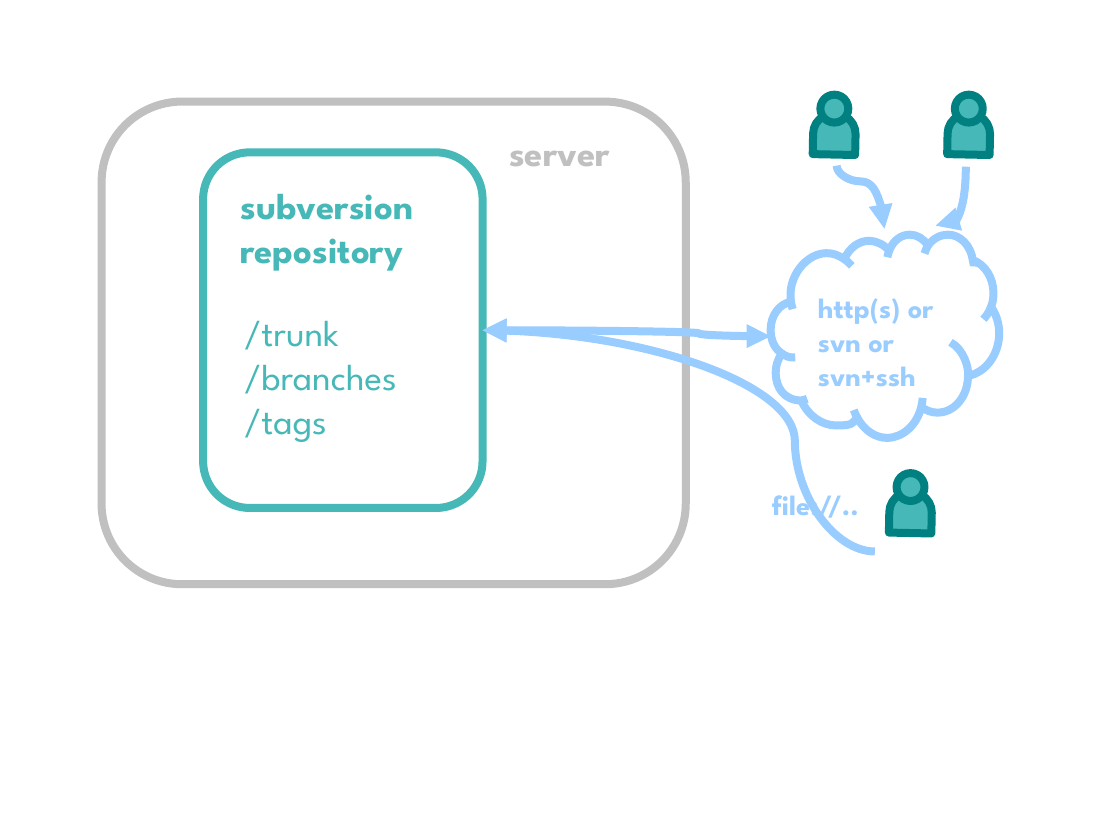
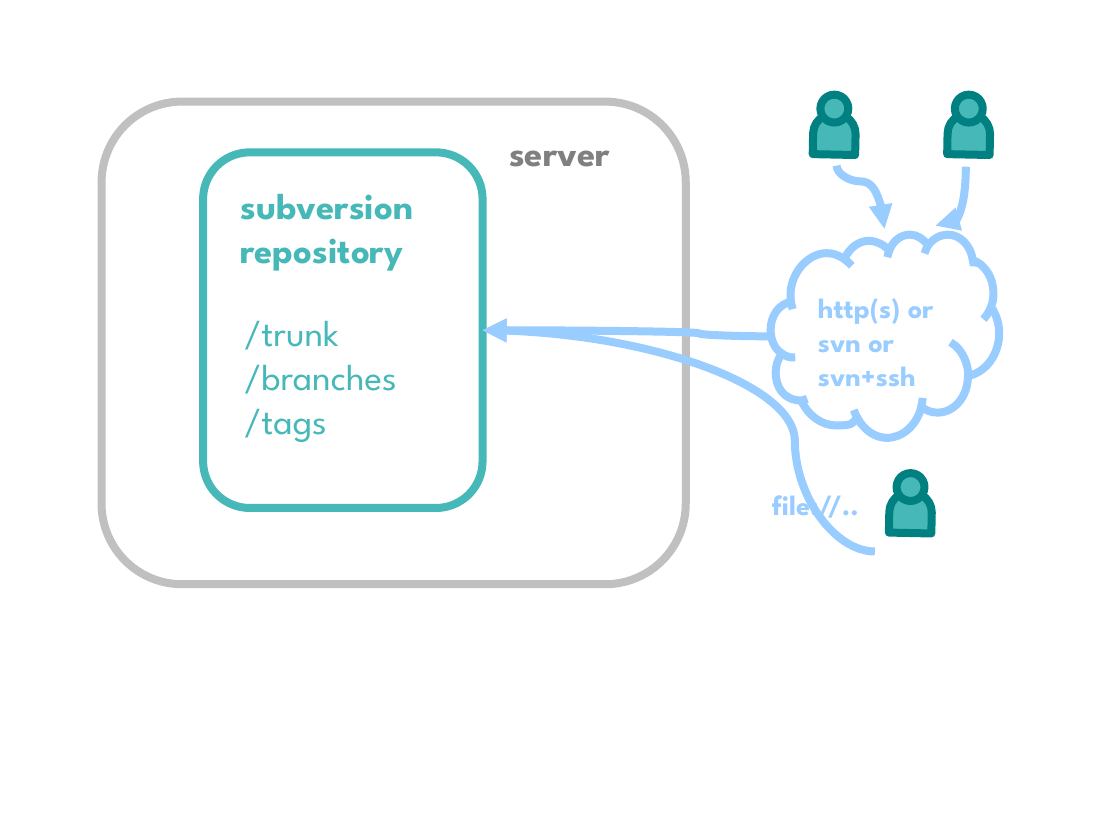
Before and after one commit to vs/subgit-book, a slide deck: slide 1 of subgit-book.odp. Drawn at 1120x840 pixels with LibreOffice and Linux fonts; fonts in the diff are those of the drawing. Boxes give left, top, right and bottom in pixels: in the first picture for what was removed or moved away, otherwise in the second. Text is boxed around its words. In the diff, an @@ line names an element or a change of style, - is before the commit and + after.

```diff
--- a/subgit-book.odp
+++ b/subgit-book.odp
@@ text "server" at box(509, 150, 610, 167): text colour #C0C0C0 to #808080 @@
@@ curved double arrow (771, 336) - (483, 330): curved double arrow to curved arrow @@
```
Also in this commit, not shown: 3 other slides changed, 2 slides added, 7 other files.
